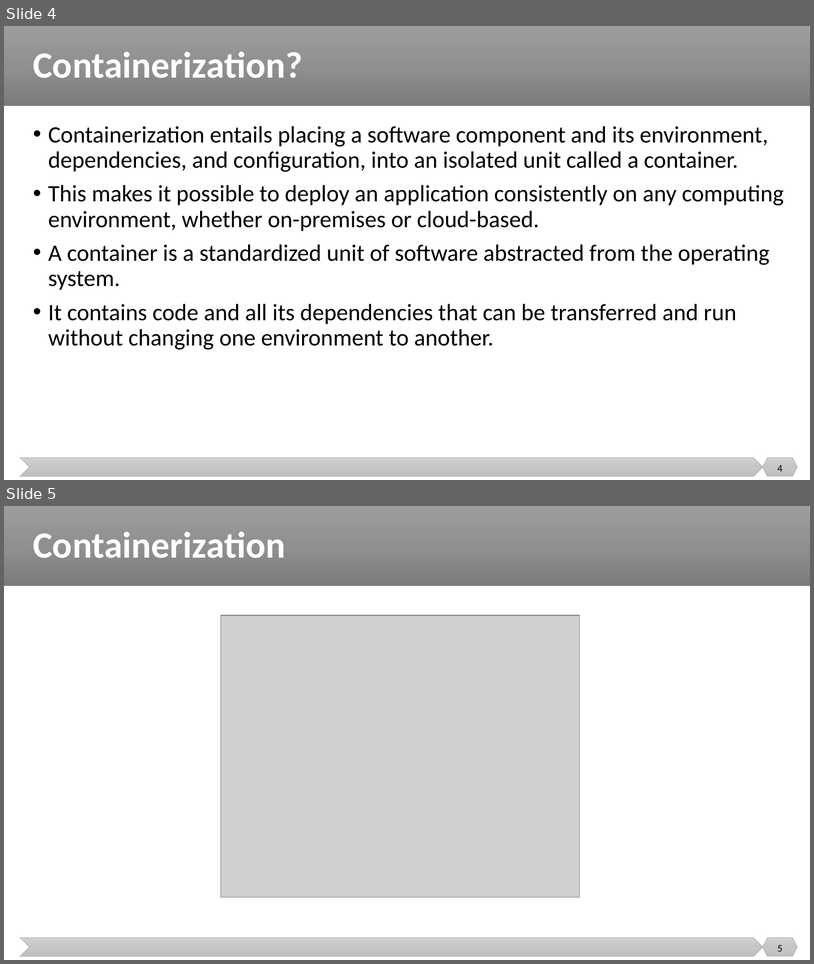
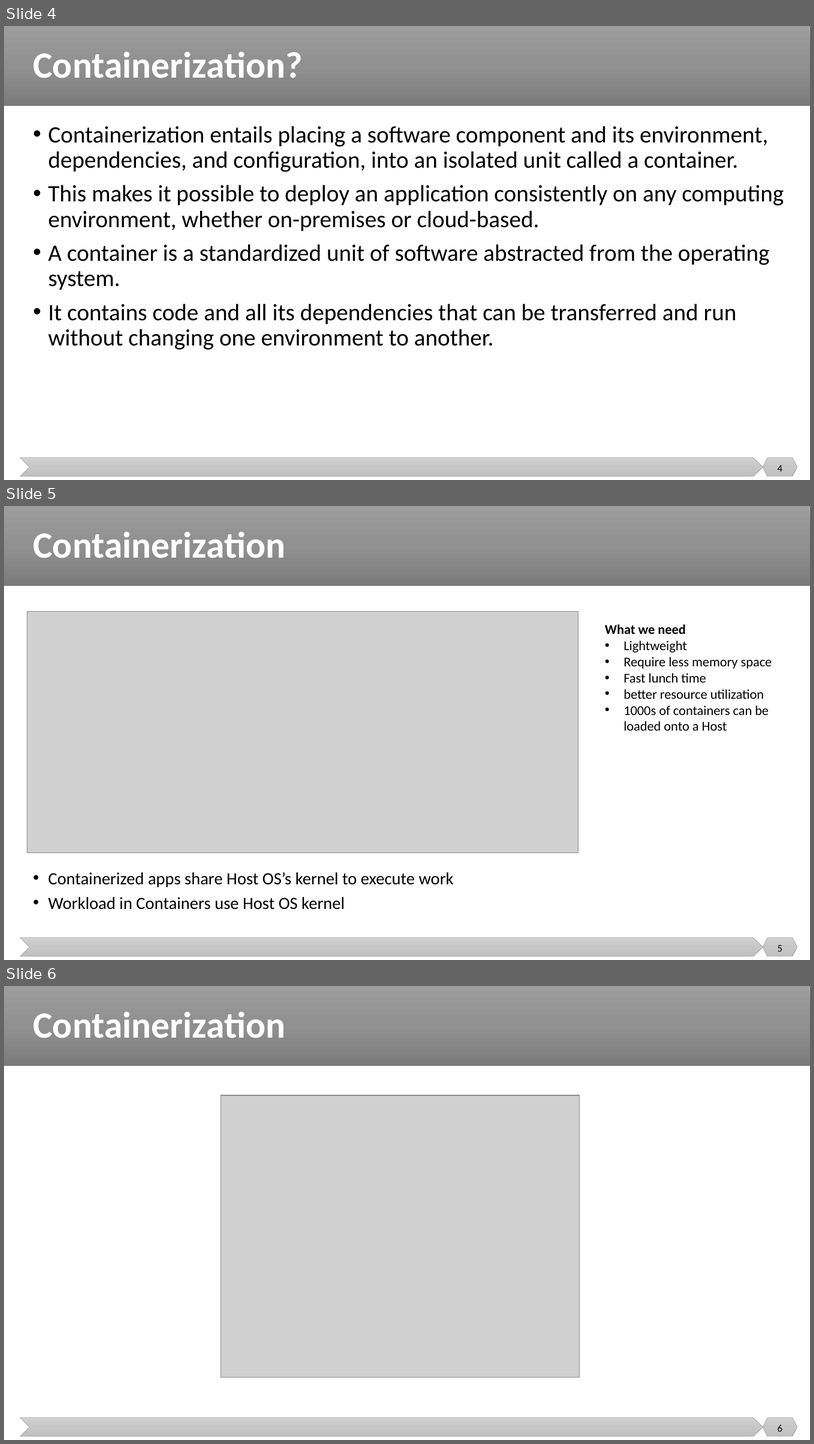
Before and after one commit to malenezi/malenezi, a slide deck: SE489/Lectures/4-Containerization/Containerization.pptx. Shown one above the other, each under a label of ours: slides 4 and 5 before the commit, slides 4, 5 and 6 after it. The pictures are 814x964 and 814x1444 pixels, drawn with LibreOffice and Linux fonts; fonts in the diff are those of the drawing; grey boxes stand for pictures. Boxes give left, top, right and bottom in pixels: in the first picture for what was removed or moved away, otherwise in the second. Text is boxed around its words. In the diff, an @@ line names an element or a change of style, - is before the commit and + after.

```diff
--- a/SE489/Lectures/4-Containerization/Containerization.pptx
+++ b/SE489/Lectures/4-Containerization/Containerization.pptx
@@ slide 5 added at [4,506,810,960], background #FFFFFF; not listed: 3 template elements that a slide beside it also shows @@
@@ title added at [33,532,285,558], 44 pt, text #FFFFFF, bold @@
+Containerization
@@ picture added at [27,611,579,852] @@
@@ text added at [605,624,773,730], 16 pt, text #000000 @@
+What we need
+• Lightweight
+• Require less memory space
+• Fast lunch time
+• better resource utilization
+• 1000s of containers can be loaded onto a Host
@@ text added at [48,872,454,909], 20.4 pt, text #000000 @@
+• Containerized apps share Host OS’s kernel to execute work
+• Workload in Containers use Host OS kernel
@@ page number added at [778,945,783,951], 12 pt, text #000000 @@
+5
@@ what was slide 5 is now slide 6 @@
@@ page number at [778,1424,783,1431]: text changed @@
-5
+6
```
Also in this commit, not shown: 5 other slides added, 2 other files.
